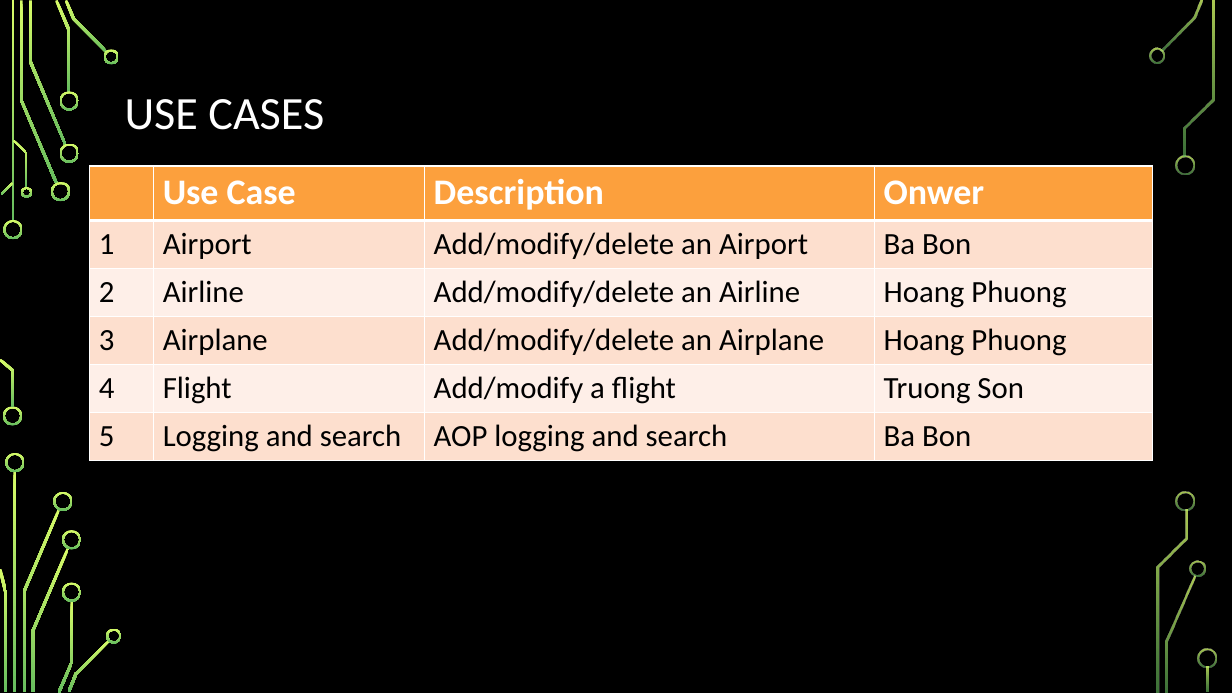
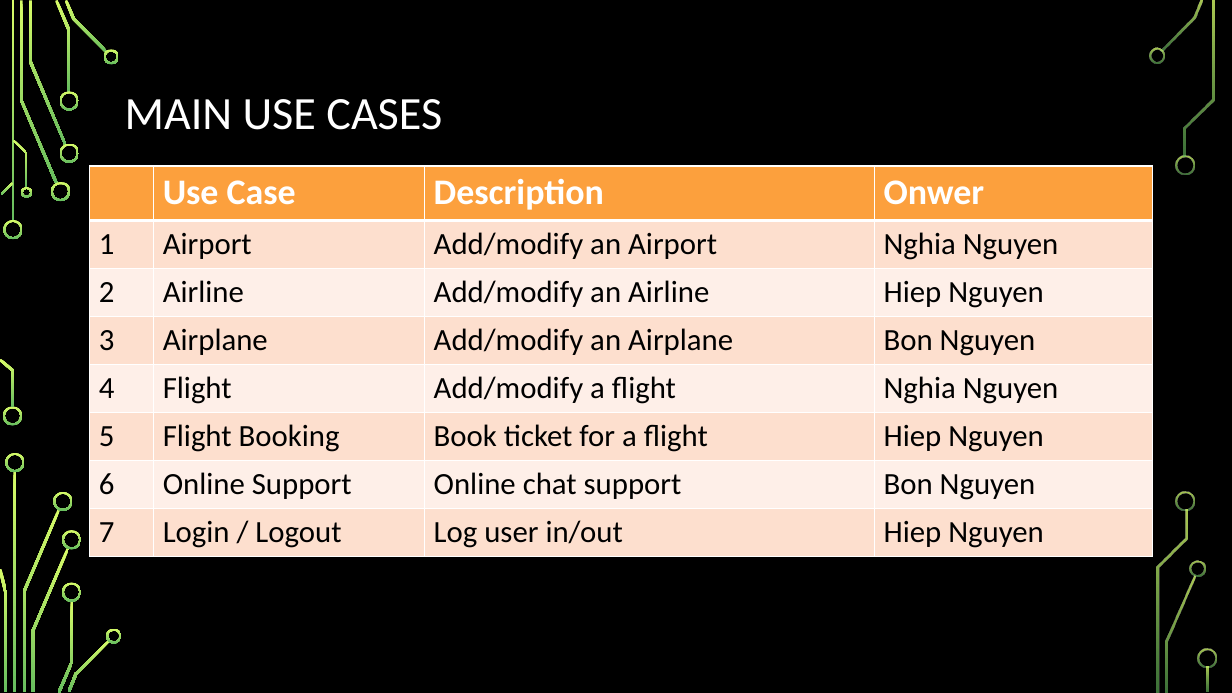
Before and after one commit to nbbon/fms, a slide deck: slide 4 of document/Saigonese-Flight-Management-System.pptx. Drawn at 1232x693 pixels with LibreOffice and Linux fonts; fonts in the diff are those of the drawing; background and template pictures are left out. Boxes give left, top, right and bottom in pixels: in the first picture for what was removed or moved away, otherwise in the second. Text is boxed around its words. In the diff, an @@ line names an element or a change of style, - is before the commit and + after.

```diff
--- a/document/Saigonese-Flight-Management-System.pptx
+++ b/document/Saigonese-Flight-Management-System.pptx
@@ title at (x1=125, y1=99, x2=442, y2=130): text changed @@
-USE CASES
+MAIN USE CASES
@@ table at (x1=90, y1=166, x2=1153, y2=557) @@
-row 2: 1 | Airport | Add/modify/delete an Airport | Ba Bon
-row 3: 2 | Airline | Add/modify/delete an Airline | Hoang Phuong
-row 4: 3 | Airplane | Add/modify/delete an Airplane | Hoang Phuong
-row 5: 4 | Flight | Add/modify a flight | Truong Son
-row 6: 5 | Logging and search | AOP logging and search | Ba Bon
+row 2: 1 | Airport | Add/modify an Airport | Nghia Nguyen
+row 3: 2 | Airline | Add/modify an Airline | Hiep Nguyen
+row 4: 3 | Airplane | Add/modify an Airplane | Bon Nguyen
+row 5: 4 | Flight | Add/modify a flight | Nghia Nguyen
+row 6: 5 | Flight Booking | Book ticket for a flight | Hiep Nguyen
+row 7: 6 | Online Support | Online chat support | Bon Nguyen
+row 8: 7 | Login / Logout | Log user in/out | Hiep Nguyen
```
Also in this commit, not shown: 5 other slides changed, 3 other files.
